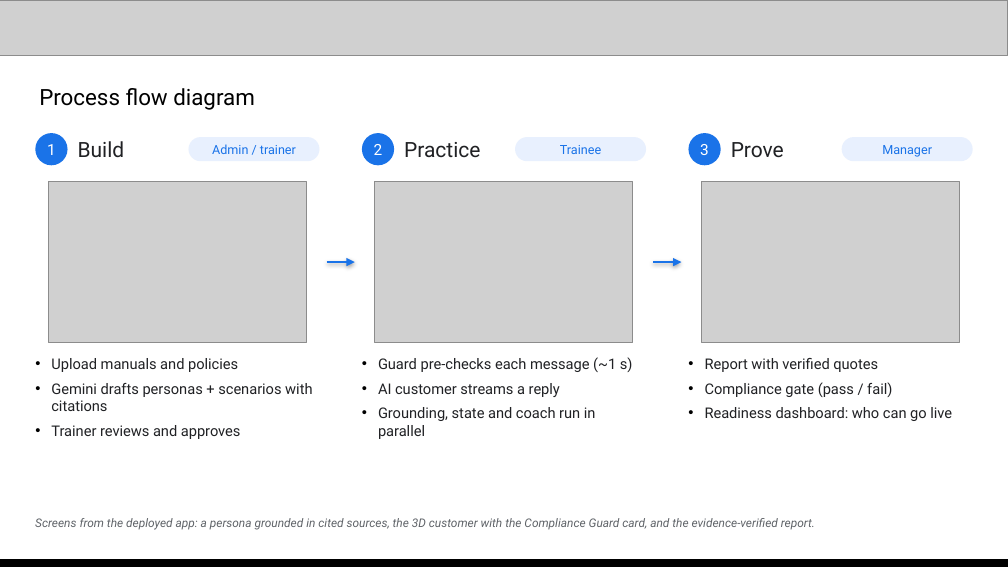
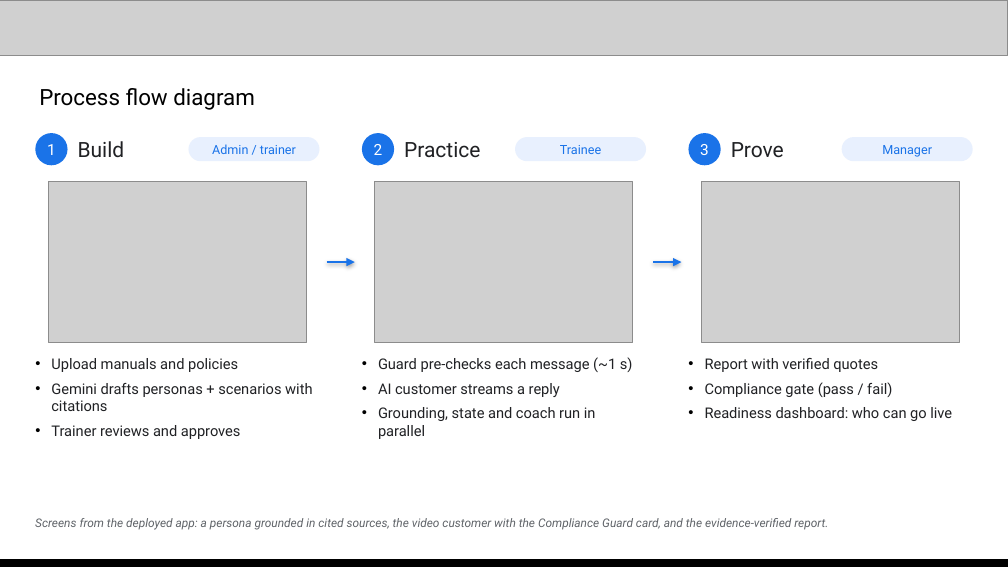
Before and after one commit to jease0502/SkillCoach-AIBC, a slide deck: slide 5 of media/SkillCoach_Submission.pptx. Drawn at 1008x567 pixels with LibreOffice and Linux fonts; fonts in the diff are those of the drawing; grey boxes stand for pictures. Boxes give left, top, right and bottom in pixels: in the first picture for what was removed or moved away, otherwise in the second. Text is boxed around its words. In the diff, an @@ line names an element or a change of style, - is before the commit and + after.

```diff
--- a/media/SkillCoach_Submission.pptx
+++ b/media/SkillCoach_Submission.pptx
@@ text at box(35, 518, 828, 530): text changed @@
-Screens from the deployed app: a persona grounded in cited sources, the 3D customer with the Compliance Guard card, and the evidence-verified report.
+Screens from the deployed app: a persona grounded in cited sources, the video customer with the Compliance Guard card, and the evidence-verified report.
```
Also in this commit, not shown: 6 other slides changed, 4 other files.
